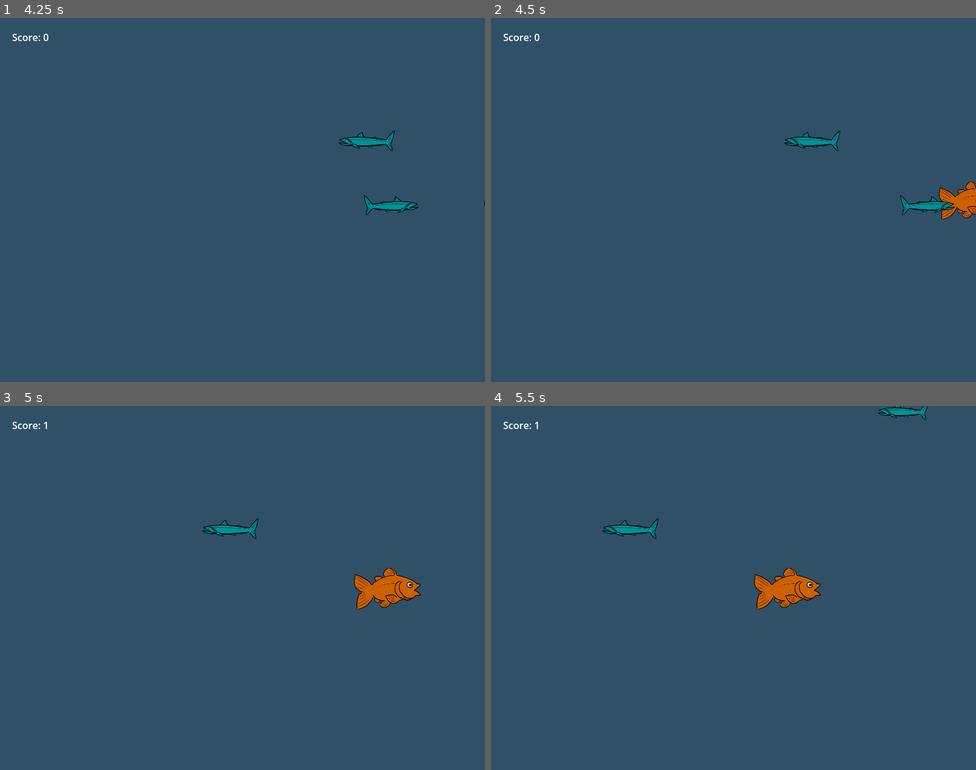
Above: before the commit, frames 1-4 (two rows, left to right).
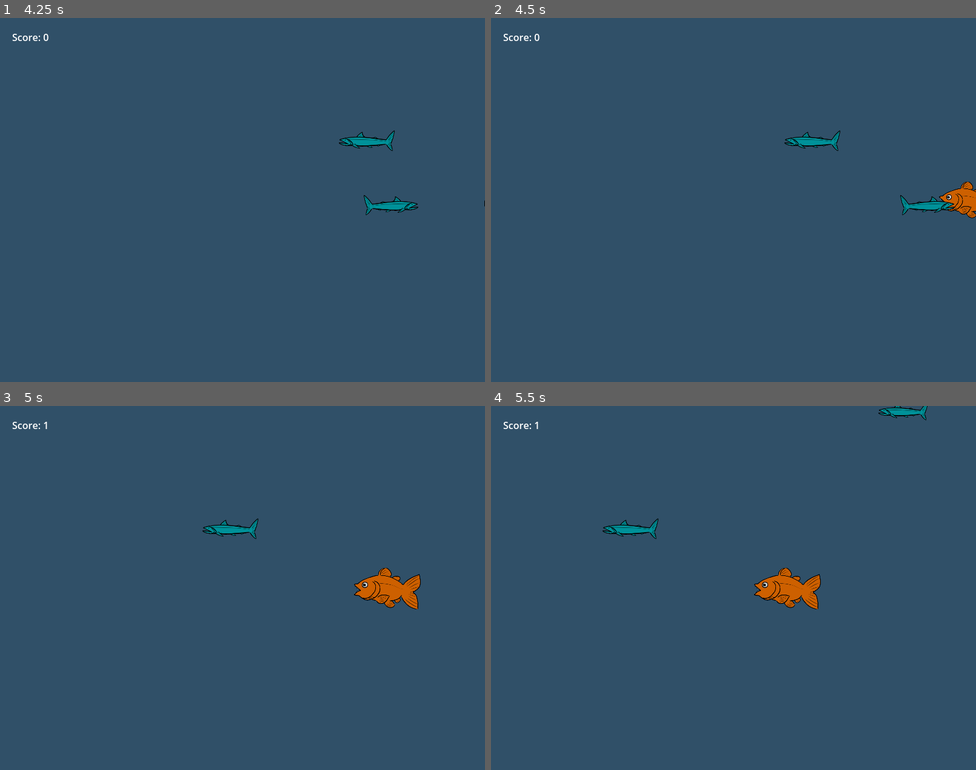
Above: after the commit, the same moments.

Repository: CatNine9/FishGame
Game: Godot game, scene res://UI/MainMenu.tscn
The game is run twice, just before and just after one commit, with the same random seed, the same clock (stepped at 60 frames per second) and the same inputs.
Inputs:
- Up to frame 1 (4.25 s): click "START GAME" at 0.5 s; hold Right (ui_right) 1.28-2.03 s; hold Down (ui_down) 2.03-2.78 s; hold Right (ui_right) 2.78-3.53 s; hold Up (ui_up) from 3.53 s (still down)
- Up to frame 2 (4.5 s): release Up (ui_up) at 4.28 s; hold Left (ui_left) from 4.28 s (still down)
- Up to frame 3 (5 s): keep holding Left (ui_left)
- Up to frame 4 (5.5 s): keep holding Left (ui_left)

Frame 1 is identical in both runs. In frame 2, 0.3% of the frame differs, in the area x 92-100%, y 45-56%; in frame 3, 0.6%, in the area x 73-87%, y 44-56%; in frame 4, 0.6%.

Commit message:
Player sprite now flips when changing between left and right for correct sprite facing.

Diff:
--- a/FishGame/Fish/Player.gd
+++ b/FishGame/Fish/Player.gd
@@ -4,6 +4,7 @@
 
 @onready var size_label = $SizeLabel
 @onready var collision_shape = $AreaBody/CollisionBody
+@onready var sprite = $AreaBody/CollisionBody/PlayerSprite
 
 @export var SPEED = 300.0
 
@@ -13,6 +14,12 @@
 	size_label.text = str(collision_shape.scale.x)
 
 
+
+func _input(event):
+	if event.is_action_pressed("ui_left"):
+		sprite.flip_h = true
+	elif event.is_action_pressed("ui_right"):
+		sprite.flip_h = false
 
 func _physics_process(delta):
 	var x_direction = Input.get_axis("ui_left", "ui_right")
